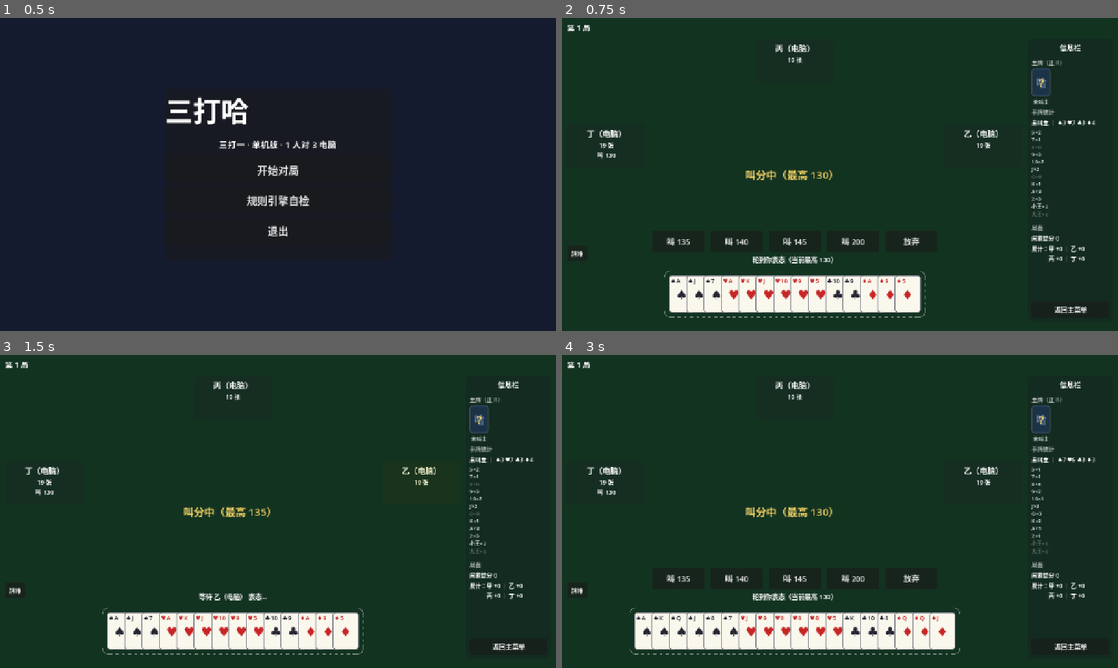
Above: before the commit, frames 1-4 (two rows, left to right).
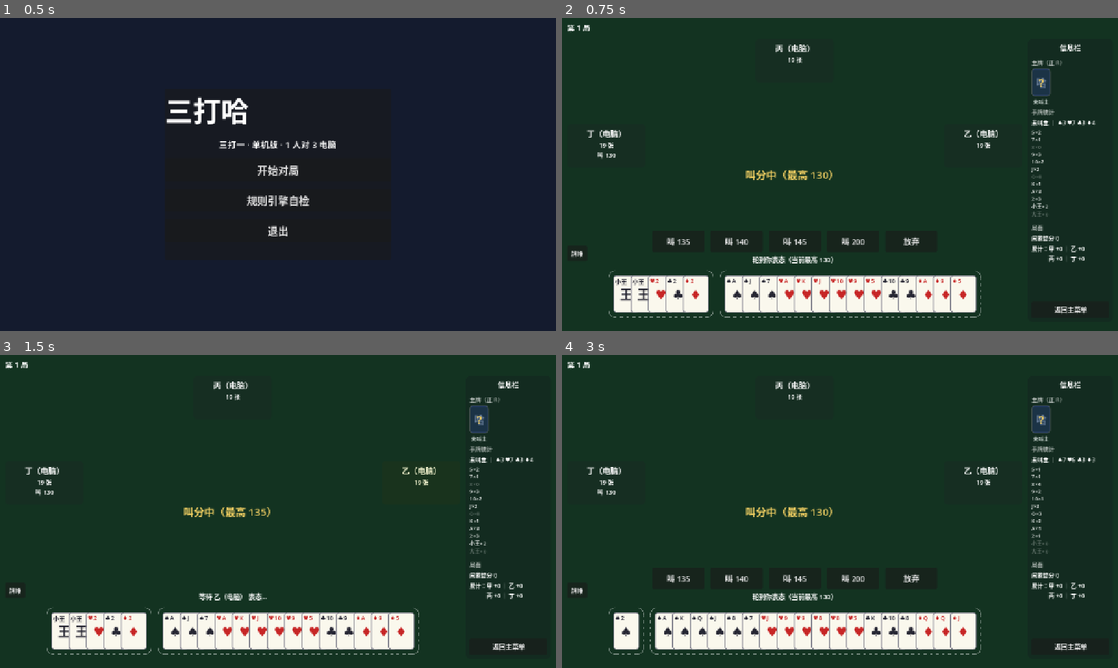
Above: after the commit, the same moments.

Repository: longy1/three-beat-one
Game: Godot game, scene res://scene/main_menu.tscn
The game is run twice, just before and just after one commit, with the same random seed, the same clock (stepped at 60 frames per second) and the same inputs.
Inputs:
- Up to frame 1 (0.5 s): no input
- Up to frame 2 (0.75 s): click "开始对局" at 0.5 s
- Up to frame 3 (1.5 s): click "叫 135" at 1.25 s
- Up to frame 4 (3 s): click "返回主菜单" at 2 s; click "开始对局" at 2.75 s

Frame 1 is identical in both runs. In frame 2, 4.5% of the frame differs, in the area x 8-76%, y 80-96%; in frame 3, 4.5%; in frame 4, 3.6%.

Commit message:
fix(ui): 叫主前手牌丢失王与 2——主牌组加入条件误写 trump!=null，未叫主时整组不渲染（统计因此比可见牌多出大王/2）

Diff:
--- a/script/game_table.gd
+++ b/script/game_table.gd
@@ -708,8 +708,8 @@
 	side_cards.sort_custom(_side_display_cmp)
 
 	var groups: Array = []
-	if trump != null and not trump_cards.is_empty():
-		groups.append(trump_cards)
+	if not trump_cards.is_empty():
+		groups.append(trump_cards)  # 叫主前=确定常主（王/2），叫主后=主牌类
 	if not side_cards.is_empty():
 		groups.append(side_cards)
 	if groups.is_empty():
